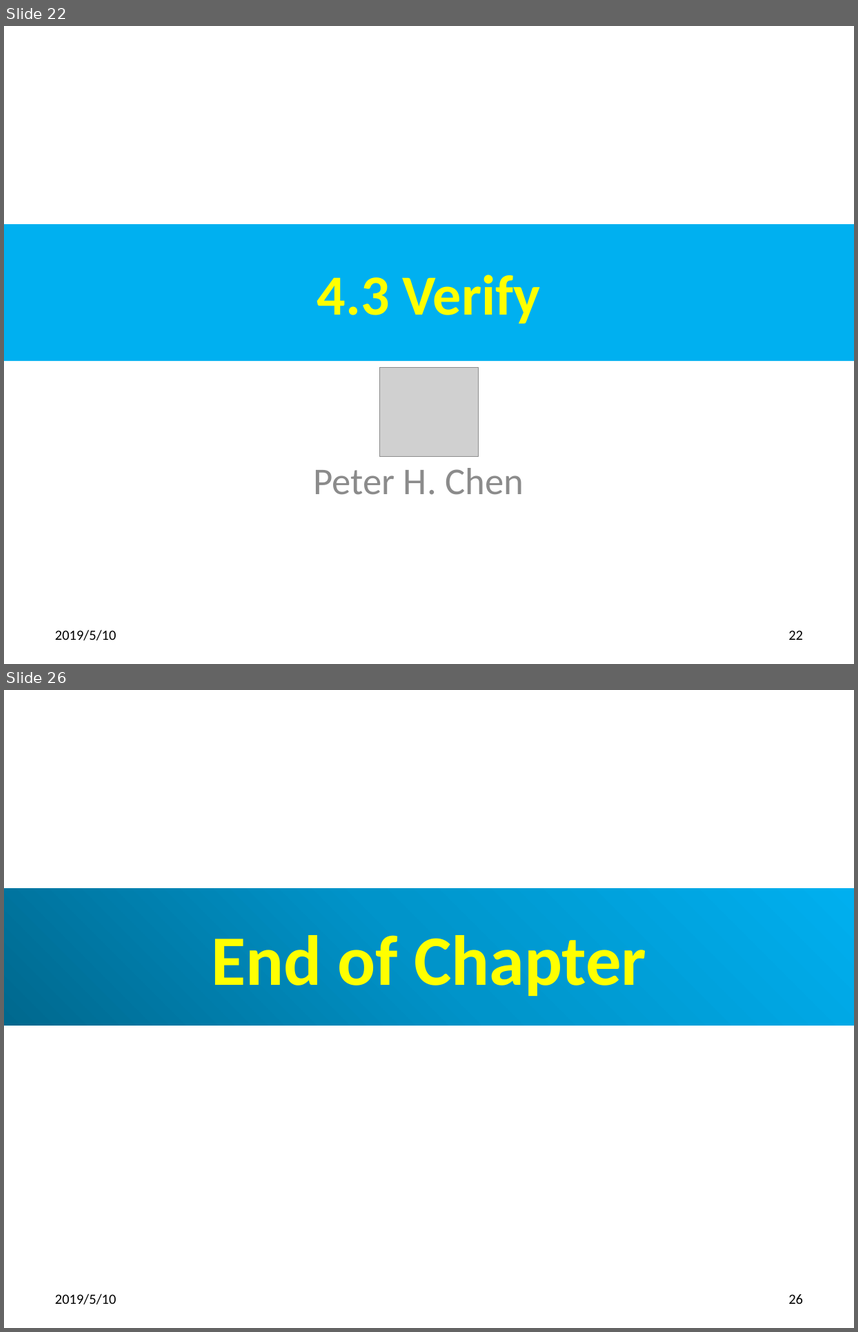
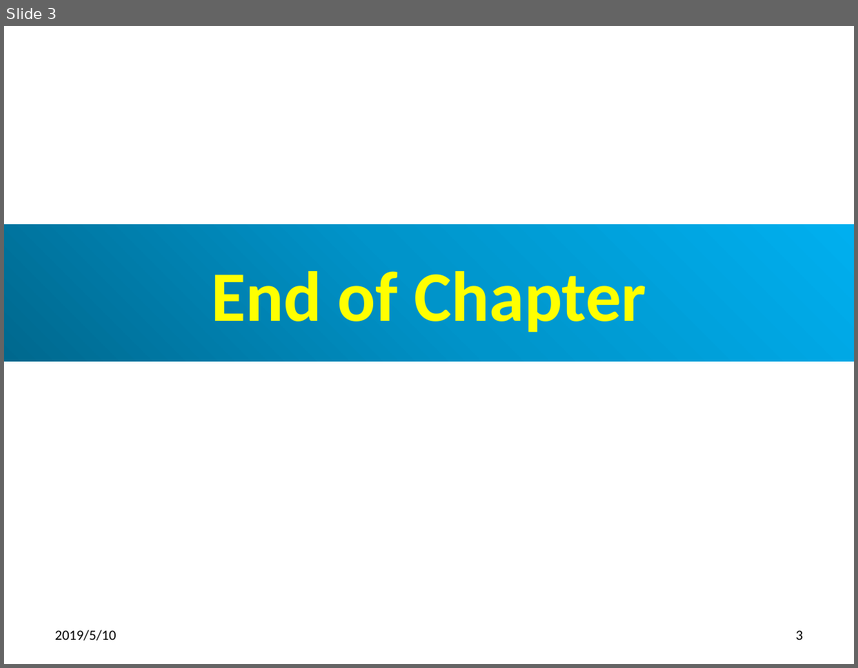
Before and after one commit to peterhchen/100-GitHub, a slide deck: ch06_EclipseGitHub.pptx. Shown one above the other, each under a label of ours: slides 22 and 26 before the commit, slide 3 after it; the slides between them are not shown. The pictures are 858x1332 and 858x668 pixels, drawn with LibreOffice and Linux fonts; fonts in the diff are those of the drawing; grey boxes stand for pictures. Boxes give left, top, right and bottom in pixels: in the first picture for what was removed or moved away, otherwise in the second. Text is boxed around its words. In the diff, an @@ line names an element or a change of style, - is before the commit and + after.

```diff
--- a/ch06_EclipseGitHub.pptx
+++ b/ch06_EclipseGitHub.pptx
@@ slide 22 removed at (4, 26, 854, 664), background #FFFFFF @@
@@ title removed at (4, 224, 854, 361) @@
-4.3 Verify
@@ picture removed at (380, 367, 478, 456) @@
@@ subtitle removed at (313, 468, 524, 495) @@
-Peter H. Chen
@@ text removed at (55, 629, 116, 640) @@
-2019/5/10
@@ page number removed at (789, 630, 803, 639) @@
-22
@@ what was slide 26 is now slide 3 @@
@@ page number at (796, 630, 803, 639): text changed @@
-26
+3
```
Also in this commit, not shown: 2 slides changed, 22 other slides removed.
